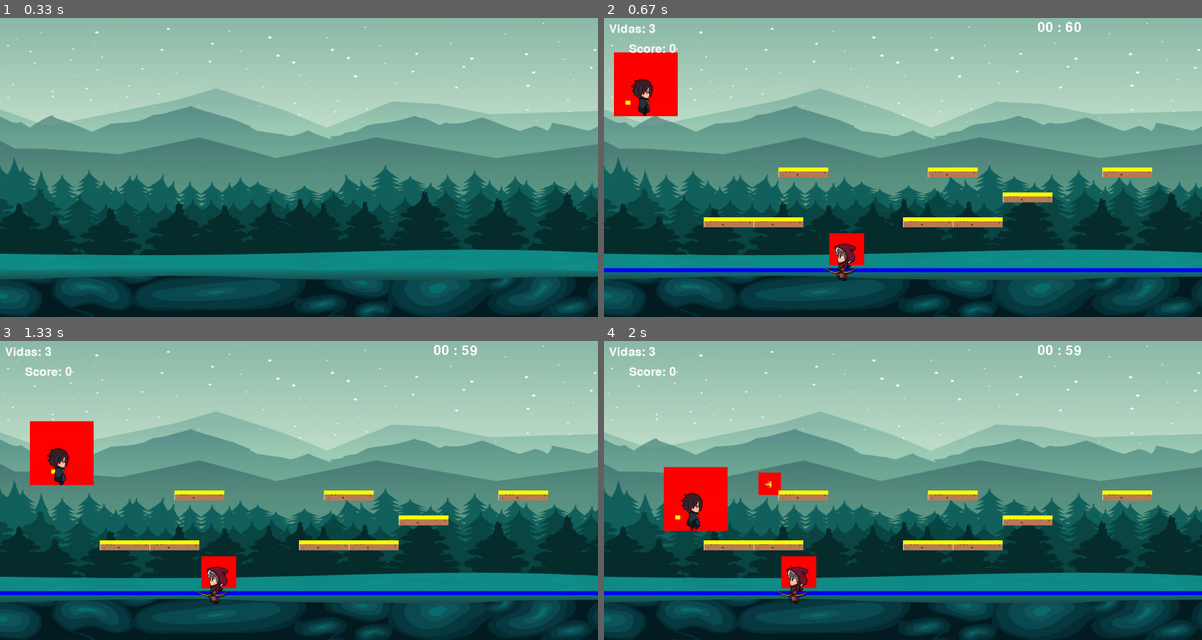
Above: before the commit, frames 1-4 (two rows, left to right).
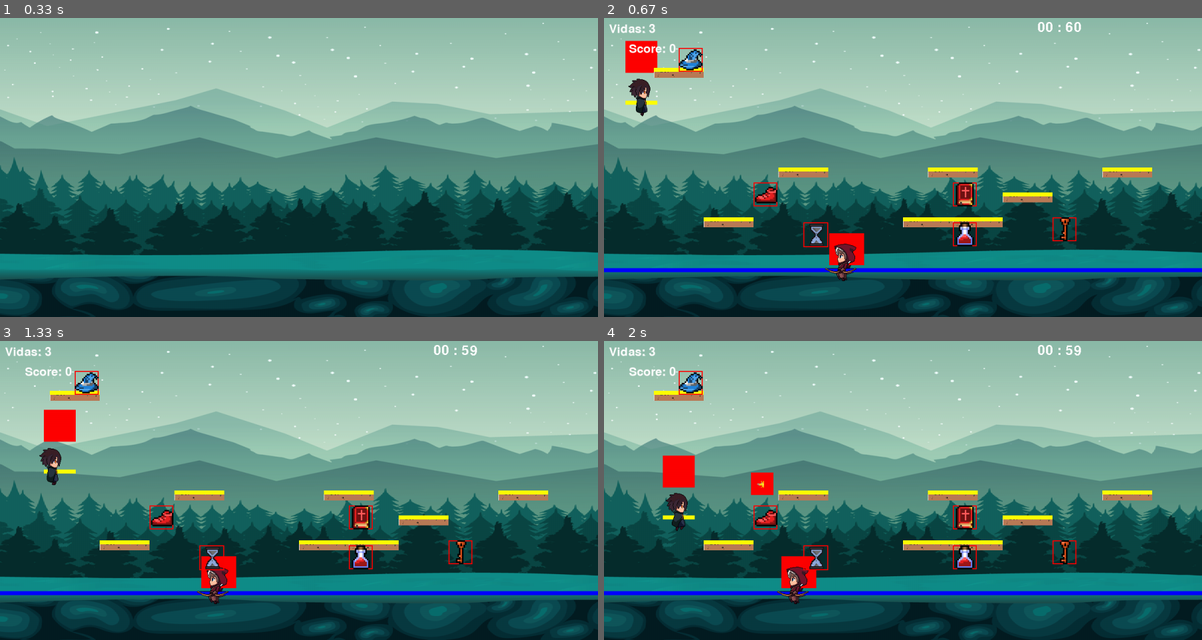
Above: after the commit, the same moments.

Repository: MatiasMartina/MartinaMatias-Pygame-Tp-Final
Game: pygame game, started from main.py
The game is run twice, just before and just after one commit, with the same random seed, the same clock (stepped at 60 frames per second) and the same inputs.
Inputs:
- Up to frame 1 (0.33 s): no input
- Up to frame 2 (0.67 s): hold Right from 0.33 s (still down)
- Up to frame 3 (1.33 s): release Right at 0.8 s; hold Up 0.83-1.18 s; tap Space at 0.9, 1.28 s; hold Right from 1.22 s (still down)
- Up to frame 4 (2 s): release Right at 1.68 s; hold Left from 1.72 s (still down); tap Space at 1.78 s

Frame 1 is identical in both runs. In frame 2, 3.6% of the frame differs, in the area x 1-79%, y 7-77%; in frame 3, 3.9%; in frame 4, 4.2%, in the area x 8-79%, y 10-77%.

Commit message:
Agregamos varias cosas, entre ellas items y funcionalidades para cada item, vamos a terminar de configurar detalles como, volver al inicio, aparicion del portal tras atrapar la llave, distribución de enemigos niveles y sonidos

Diff:
--- a/chronometer.py
+++ b/chronometer.py
@@ -26,3 +26,6 @@
 
     def get_time(self)-> int:
         return self.descending_time
+
+    def add_time(self, seconds):
+        self.descending_time += seconds
--- a/enemigo.py
+++ b/enemigo.py
@@ -47,6 +47,7 @@
         self.__is_shoot = False
         self.__is_dead = False
         self.__is_active = True
+        self.inmune = False
 
         self.__is_looking_right = True
         self.__shoot_contact = False
@@ -166,11 +167,16 @@
         return self.__shoot_contact
 
     def detect_player_colision(self, player, enemies_list):
-        if self.rect.colliderect(player.collition_rect):
-            player.current_lifes -= 1
-            self.kill()
-            if self in enemies_list:
-                enemies_list.remove(self)
+        print("0000000000000000000000000000000000000000000000000000000000000000000000000000000000000")
+        if self.inmune:
+            player.current_lifes += 0
+        else:
+            if self.rect.colliderect(player.collition_rect):
+                print("1111111111111111111111111111111111111111111111111111111111")
+                player.current_lifes -= 1
+                self.kill()
+                if self in enemies_list:
+                    enemies_list.remove(self)
             return True
 
 
--- /dev/null
+++ b/items.py
@@ -0,0 +1,82 @@
+import sys
+import pygame as pg
+from models.constantes import *
+
+class ItemBox(pg.sprite.Sprite):
+    item_boxes_dict = {
+        'Key': pg.image.load('assets\img\items\key_02b.png'),
+        'Heart': pg.image.load('assets\img\items\health potion.png'),
+        'Portal': pg.image.load('assets\img\items\hat_01c.png'),
+        'Boot' : pg.image.load('assets\img\items\\boots_01e.png'),
+        'Book'  : pg.image.load('assets\img\items\\book_03a.png'),
+        'Time': pg.transform.scale(pg.image.load('assets\img\items\\time.png'), (50, 50)),
+    }
+    def __init__(self, item_type, x, y,level= False):
+        pg.sprite.Sprite.__init__(self)
+        self.level = level
+        self.finish_level = False
+        self.item_type = item_type
+        self.image = ItemBox.item_boxes_dict[self.item_type]
+        self.rect = self.image.get_rect()
+        self._collition_rect = pg.Rect(x , y,
+                                self.rect.width ,self.rect.height  )
+        self.coor_x =x
+        self.coor_y = y
+
+
+    def detect_player_colision(self, player, items_list, chronometer, screen,x,y):
+            print("AAAAAAAAAAAAAAAAAAAAAAAAAAAAAAAAAAAAAAAAAAAAAAAAAAAAAAAAAAAAAAAAAAAAAAAAAAAAAAAAAAAAAAAAAA")
+            if self._collition_rect.colliderect(player.collition_rect):
+                print("BBBBBBBBBBBBBBBBBBBBBBBBBBBBBBBBBBBBBBBBBBBBBBBBBBBBBBBBBBBBBBBBBBBBBBBBBBBBBBBBBBBBBBBB")
+                if self.item_type == 'Heart':
+                    print("CCCCCCCCCCCCCCCCCCCCCCCCCCCCCCCCCCCCCCCCCCCCCCCCCCCCCCCCCCCCCCCCCCCCCCCCCCCCCCCCCCCCCCCC")
+                    player.current_lifes += 1
+                if self.item_type == 'Portal':
+                    sys.exit() #next level
+                if self.item_type == 'Boot':
+                    player.set_move_x(30)
+                    pass
+                if self.item_type == 'Book':
+                    player.score +=50
+
+                if self.item_type == 'Time':
+                    chronometer.add_time(15)
+
+                if self.item_type == 'Key':
+                    self.portal_apear(screen, x,y)
+                    pass
+
+                if self in items_list:
+                    items_list.remove(self)
+                    self.kill()
+                return True
+    def portal_apear(self, screen, x, y):
+        # Cargar la imagen del portal
+        print("PPPPPPPPPPPPPPPPPPPPPPPOOOOOOOOOOOOOOOOOOOOOOOOOOOOOOORRRRRRRRRRRRRTTTTTTTTTTTTTTTTTTAAAAAAAAAAAAAAAAAAAAA")
+        portal_image = pg.image.load('assets\img\items\hat_01c.png')
+
+        # Crear un rectángulo para el portal en las coordenadas dadas
+        portal_rect = pg.Rect(x, y, portal_image.get_width(), portal_image.get_height())
+
+        # Dibujar el rectángulo de colisión en modo DEBUG
+        if DEBUG:
+            pg.draw.rect(screen, (255, 0, 0), portal_rect, 2)
+
+        # Dibujar el portal en la pantalla
+        screen.blit(portal_image, (x, y))
+
+
+    def update(self, player, items_list, chronometer,screen,x,y): #(main_player, lista_items, lista_balas, chronometer, 700,500)
+        self.detect_player_colision(player, items_list, chronometer, screen,x,y)
+
+    def draw(self, screen):
+        if DEBUG:
+            pg.draw.rect(screen, (255, 0, 0), self._collition_rect, 2)
+
+        print(self.finish_level)
+        if self.finish_level:
+            print(self.finish_level)
+            imagen = pg.image.load(r'menu_1\win.jpg')
+            screen.blit(imagen, (self.coor_x, self.coor_y ))
+        else:
+            screen.blit(self.image,(self.coor_x, self.coor_y))
--- a/main.py
+++ b/main.py
@@ -1,3 +1,4 @@
+from items import *
 from chronometer import *
 import pygame as pg
 from enemigo import *
@@ -17,11 +18,19 @@
 
 game_running = True
 
-main_player = Jugador(0, 0, frame_rate=200, speed_walk=20, speed_run=40)
+main_player = Jugador(0, 0, frame_rate=200, speed_walk=15, speed_run=20)
 enemigo = Enemy(x=450,y=400,speed_walk=6,gravity=14,jump_power=30,frame_rate_ms=150,move_rate_ms=50,jump_height=140,p_scale=0.08,interval_time_jump=300)
 lista_enemigos = [enemigo]
+item_box = ItemBox('Time', 400, 410)
+item_box2= ItemBox('Portal', 150, 60)
+item_box3= ItemBox('Heart', 700, 410)
+item_box4= ItemBox('Book', 700, 330)
+item_box5= ItemBox('Boot', 300, 330)
+item_box6 = ItemBox('Key', 900, 400)
 
-plataforma1 = Plataform(300, 400, 100, 20)
+
+lista_items = [item_box, item_box2, item_box3, item_box4, item_box5, item_box6]
+plataforma1 = Plataform(100, 100, 100, 20)
 plataforma2 = Plataform(200, 400, 100, 20)
 plataforma3 = Plataform(350, 300, 100, 20)
 plataforma4 = Plataform(700, 400, 100, 20)
@@ -95,11 +104,15 @@
     for plataforma in lista_plataformas:
         plataforma.draw(screen)
 
+    for item in lista_items:
+        print(f"Item Type: {item.item_type}, Position: ({item.coor_x}, {item.coor_y})")
+        item.update(main_player, lista_items, chronometer,screen, 700,500)
+        item.draw(screen)
 
-    tiempo_transcurrido_generacion += delta_ms
-    if tiempo_transcurrido_generacion >= intervalo_generacion_enemigo:
-        tiempo_transcurrido_generacion = 0
-        enemigo.enemies_generator(lista_enemigos, 0)
+    # tiempo_transcurrido_generacion += delta_ms
+    # if tiempo_transcurrido_generacion >= intervalo_generacion_enemigo:
+    #     tiempo_transcurrido_generacion = 0
+    #     enemigo.enemies_generator(lista_enemigos, 0)
 
     text = font.render(f'Vidas: {main_player.current_lifes}', True, (255, 255, 255))
     # text_score = font.render(f'Puntaje: {main_player.score}', True, (255, 255, 255))
--- a/models/player/main_player.py
+++ b/models/player/main_player.py
@@ -1,3 +1,4 @@
+import sys
 import pygame as pg
 from models.auxiliar import SurfaceManager as sf
 from models.constantes import ANCHO_VENTANA, ALTO_VENTANA, GROUND_COLLIDE_H, GROUND_LEVEL
@@ -51,20 +52,18 @@
         self.__on_ground = False
         self.__on_platform = False
         self.__is_looking_right = True
-        self.__lifes = 3
-        self.max_lifes = 3
-        self.current_lifes = self.max_lifes
+        self.lifes = 3
+        self.max_lifes = 5
+        self.current_lifes = self.lifes
         self.score = 0
         self.__score = 0
         self.__stay = True
         self.__shot_cooldown = 1000  # Cooldown in milliseconds
         self.__last_shot_time = pg.time.get_ticks()
 
-
-
-
-
-        self.collition_rect = pg.Rect(self.__move_x+self.__rect.width/12,self.__move_y,self.__rect.width/12,self.__rect.height/2)
+        self.collition_rect = pg.Rect(self.__move_x + self.__rect.width / 8 ,
+                                      self.__move_y + self.__rect.height  / 8,
+                                      self.__rect.width / 2, self.__rect.height / 2)
         self.ground_collition_rect = pg.Rect(self.collition_rect)
         self.ground_collition_rect.height = GROUND_COLLIDE_H
         self.ground_collition_rect.y = self.__move_y + self.__rect.height - GROUND_COLLIDE_H
@@ -310,7 +309,9 @@
                 self.__actual_animation = self.__jump_r if self.__is_looking_right else self.__jump_l
                 self.__initial_frame = 0
 
-
+    def fished_level(self):
+        sys.exit()
+        pass
 
 
     def __set_edges_limits_x(self):
@@ -420,7 +421,7 @@
 
     def draw(self, screen = pg.surface.Surface):
         if(DEBUG):
-            pg.draw.rect(screen,color=(255,0 ,0),rect = self.__rect)
+            pg.draw.rect(screen,color=(255,0 ,0),rect = self.collition_rect)
             pg.draw.rect(screen,color=(255,255,0),rect= self.ground_collition_rect)
             pg.draw.rect(screen, color=(0, 0, 255), rect=self.__ground_rect)
 
@@ -437,6 +438,16 @@
 
 
 
-    @property
-    def get_score_value(self):
-        return self.__score
+    # @property
+    # def get_score_value(self):
+    #     return self.__score
+
+    def set_move_x(self, new_move_x):
+            """
+            Establece el valor de __move_x.
+
+            Args:
+                new_move_x (float): Nuevo valor para __move_x.
+            """
+            self.__speed_run = new_move_x *1.5
+            self.__speed_walk = new_move_x
Binary file added: assets/img/items/book_03a.png
Binary file added: assets/img/items/boots_01e.png
Binary file added: assets/img/items/hat_01c.png
Binary file added: assets/img/items/health potion.png
Binary file added: assets/img/items/key_02b.png
Binary file added: assets/img/items/time.png
